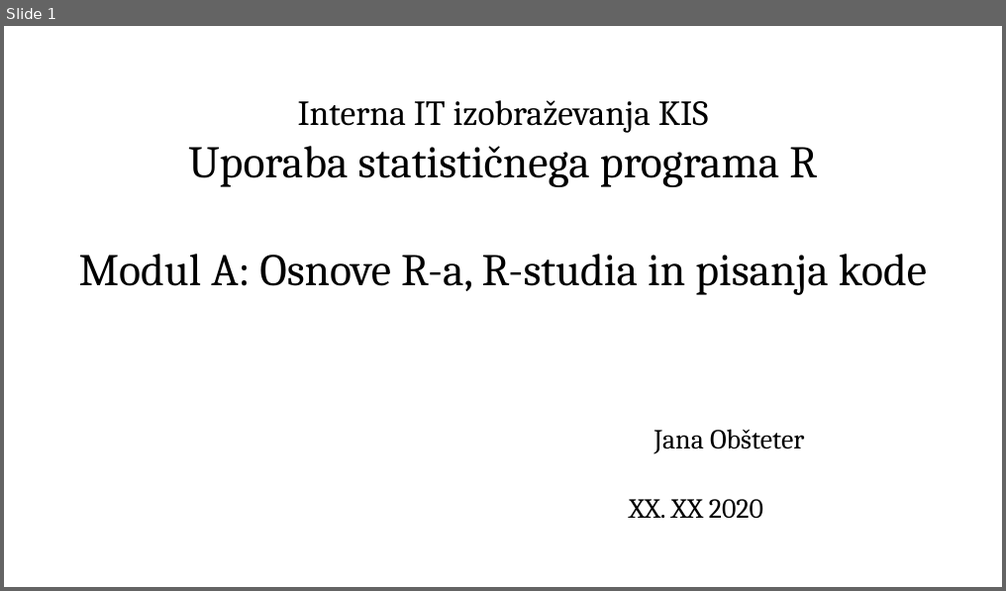
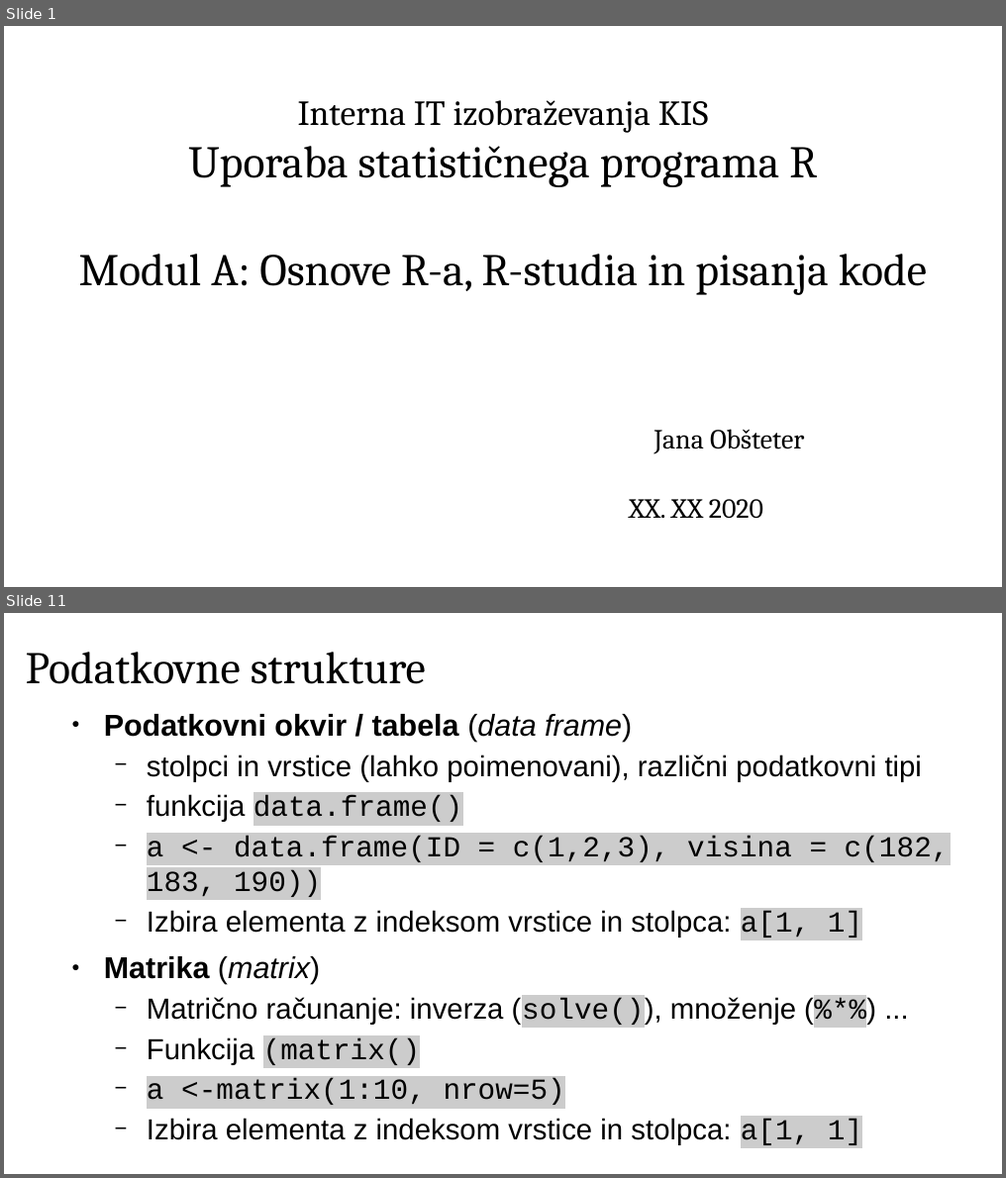
Before and after one commit to janaobsteter/Genotype_CODES, a slide deck: IT_Rtecaj.odp. Shown one above the other, each under a label of ours: slide 1 before the commit, slides 1 and 11 after it; the slides between them are not shown. The pictures are 1006x591 and 1006x1178 pixels, drawn with LibreOffice and Linux fonts; fonts in the diff are those of the drawing. Boxes give left, top, right and bottom in pixels: in the first picture for what was removed or moved away, otherwise in the second. Text is boxed around its words. In the diff, an @@ line names an element or a change of style, - is before the commit and + after.

```diff
--- a/IT_Rtecaj.odp
+++ b/IT_Rtecaj.odp
@@ slide 11 added at [4,613,1002,1174], background #FFFFFF @@
@@ title added at [26,652,426,684], 36 pt, text #000000 @@
+Podatkovne strukture
@@ text added at [104,714,949,1146], 23.1 pt, text #000000 @@
+● Podatkovni okvir / tabela (data frame)
+  − stolpci in vrstice (lahko poimenovani), različni podatkovni tipi
+  − funkcija data.frame()
+  − a <- data.frame(ID = c(1,2,3), visina = c(182, 183, 190))
+  − Izbira elementa z indeksom vrstice in stolpca: a[1, 1]
+● Matrika (matrix)
+  − Matrično računanje: inverza (solve()), množenje (%*%) ...
+  − Funkcija (matrix()
+  − a <-matrix(1:10, nrow=5)
+  − Izbira elementa z indeksom vrstice in stolpca: a[1, 1]
```
Also in this commit, not shown: 4 slides changed, 11 other slides added, 1 slide removed, 2 other files.
